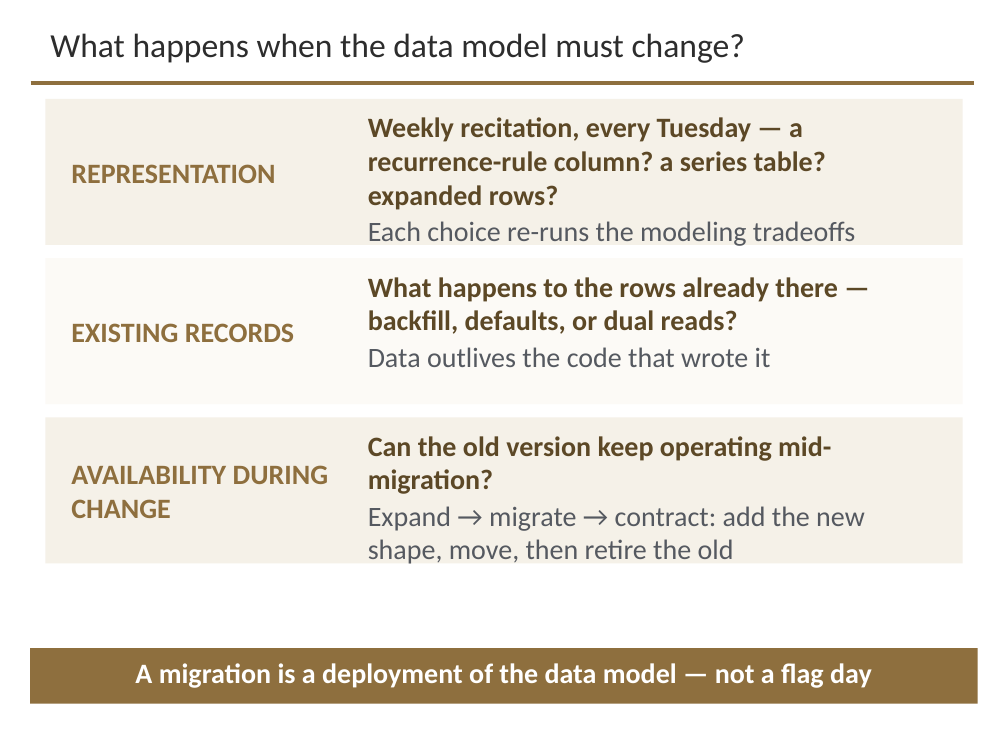
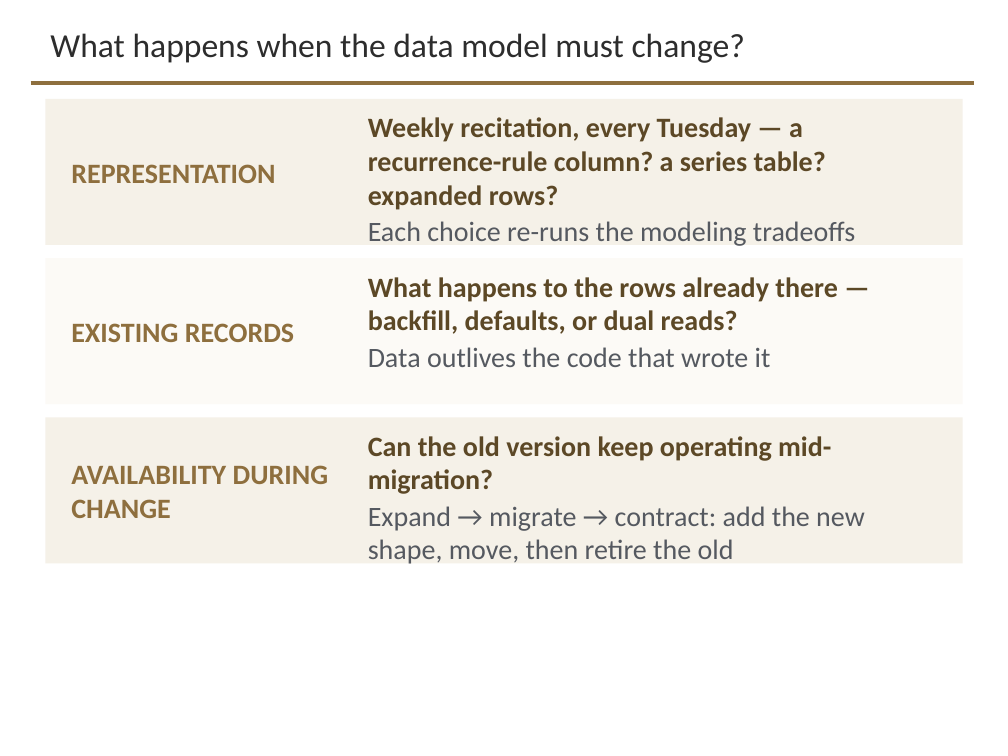
Before and after one commit to davisjam/model-based-agentic-software-engineering, a slide deck: slide 26 of course/lectures/act-3-software-in-the-world/02-compute-environments-and-data-management/3-2-Data-Management.pptx. Drawn at 1008x756 pixels with LibreOffice and Linux fonts; fonts in the diff are those of the drawing; background and template pictures are left out. Boxes give left, top, right and bottom in pixels: in the first picture for what was removed or moved away, otherwise in the second. Text is boxed around its words. In the diff, an @@ line names an element or a change of style, - is before the commit and + after.

```diff
--- a/course/lectures/act-3-software-in-the-world/02-compute-environments-and-data-management/3-2-Data-Management.pptx
+++ b/course/lectures/act-3-software-in-the-world/02-compute-environments-and-data-management/3-2-Data-Management.pptx
@@ rectangle removed at [30, 648, 978, 704] @@
@@ text removed at [135, 663, 872, 688] @@
-A migration is a deployment of the data model — not a flag day
```
Also in this commit, not shown: 22 other slides changed.
